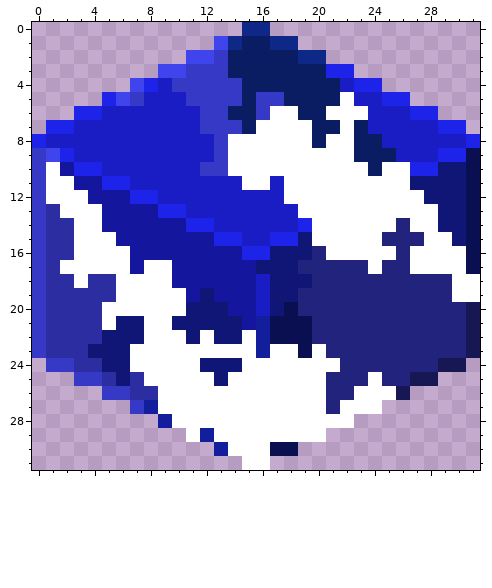
Two versions of one pixel-art file, sourceicons/cubes/bluecamo/source.ase. This is how it looked before the edit.
32x32 pixels, 1 frame. Colours within 5 levels of each other are drawn and written as one.
After the commit:
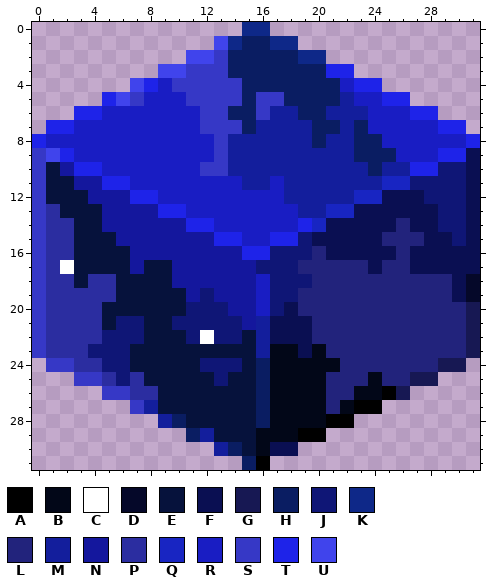
Palette (. is transparent): A #000000  B #020718  C #ffffff  D #050829  E #06123c  F #0a0f52  G #171853  H #0a1d62  J #0f1676  K #0e2888  L #22237c  M #131e9c  N #14179d  P #2b2da0  Q #1825c2  R #191dc3  S #3638c6  T #1e23e9  U #4044ec
Change:
layer "Accents" now hidden
@@ x 0..31 @@
  4 .......UTRSSSSSHHHHHHHRTT.......
- 5 .....TUSRRRSSSSHSSHHHHCRRTT.....
- 6 ...TTRRRRRRRSSHHSCCHHCCCRRRTT...
- 7 .TTRRRRRRRRRSSSHCCCCHHCHRRRRRTT.
- 8 TRRRRRRRRRRRRSCCCCCCHCCHHRRRRRRT
- 9 SUTRRRRRRRRRRSCCCCCCCCCHHHRRRTTF
-10 SCNTTRRRRRRRSSCCCCCCCCCCHCCTTJJF
-11 SCCNNTTRRRRRRRRCCRCCCCCCCCCJJJJF
-12 SCCCNNNTTRRRRRRRRRCCCCCCCCCCJJJF
-13 SPCCCNNNNTTRRRRRRRRCCCCCCCCCCJJF
-14 SPPCCNNNNNNTTRRRRRRTCCCCCCLCCJJF
-15 SPPCCCNNNNNNNTTRRTTJCCCCCLLLCCJF
-16 SPPCCCCNNNNNNNNTTJJJLCCCCCLCCCCF
-17 SPCCCCCNCCNNNNNNJJJLLLLLCLLCCCCF
-18 SPPCPPCCCCNNNNNNRJJJLLLLLLLLLLCC
-19 SPPPPPCCCCCNJNNNRJJLLLLLLLLLLLCC
-20 SPPPPCCCCCCJJJNNRJFLLLLLLLLLLLLG
-21 SPPPPCJJCCJJJJJNMFFFLLLLLLLLLLLG
-22 SPPPPJJJCCCJCJJCMFFFLLLLLLLLLLLG
-23 SPPPJJJCCCCCCCCCMCCFCLLLLLLLLLLG
-24 .SSPPJJCCCCCJJJCCCCCCCLLLLLLLGG.
-25 ...SSPJPCCCCCJCCCCCCCLLLCLLGG...
-26 .....SSPPCCCCCCCCCCCCLLCCCG.....
-27 .......SMCCCCCCCCCCCCLCCC.......
-28 .........MCCCCCCCCCCCCC.........
-29 ...........CMCCCCCCCC...........
-30 .............MCCCFF.............
-31 ...............CC...............
+ 5 .....TUSRRRSSSSHSSHHHHMRRTT.....
+ 6 ...TTRRRRRRRSSHHSMMHHMMMRRRTT...
+ 7 .TTRRRRRRRRRSSSHMMMMHHMHRRRRRTT.
+ 8 TRRRRRRRRRRRRSMMMMMMHMMHHRRRRRRT
+ 9 SUTRRRRRRRRRRSMMMMMMMMMHHHRRRTTF
+10 SENTTRRRRRRRSSMMMMMMMMMMHMMTTJJF
+11 SEENNTTRRRRRRRRMMRMMMMMMMQQJJJJF
+12 SEEENNNTTRRRRRRRRRMMMMMQQFFFJJJF
+13 SPEEENNNNTTRRRRRRRRMMQQFFFFFFJJF
+14 SPPEENNNNNNTTRRRRRRTQFFFFFLFFJJF
+15 SPPEEENNNNNNNTTRRTTJFFFFFLLLFFJF
+16 SPPEEEENNNNNNNNTTJJJLFFFFFLFFFFF
+17 SPCEEEENEENNNNNNJJJLLLLLFLLFFFFF
+18 SPPEPPEEEENNNNNNRJJJLLLLLLLLLLFD
+19 SPPPPPEEEEENJNNNRJJLLLLLLLLLLLFD
+20 SPPPPEEEEEEJJJNNRJFLLLLLLLLLLLLG
+21 SPPPPEJJEEJJJJJNMFFFLLLLLLLLLLLG
+22 SPPPPJJJEEEJCJJEMFFFLLLLLLLLLLLG
+23 SPPPJJJEEEEEEEEEMBBFBLLLLLLLLLLG
+24 .SSPPJJEEEEEJJJEHBBBBBLLLLLLLGG.
+25 ...SSPJPEEEEEJEEHBBBBLLLBLLGG...
+26 .....SSPPEEEEEEEHBBBBLLBBAG.....
+27 .......SMEEEEEEEHBBBBLBAA.......
+28 .........MHEEEEEHBBBBAA.........
+29 ...........HMEEEBBBAA...........
+30 .............MHEBFF.............
+31 ...............HA...............
Changed places in both pictures, as pixel boxes (x1, y1, x2, y2):
changed: (46, 92, 480, 470)
